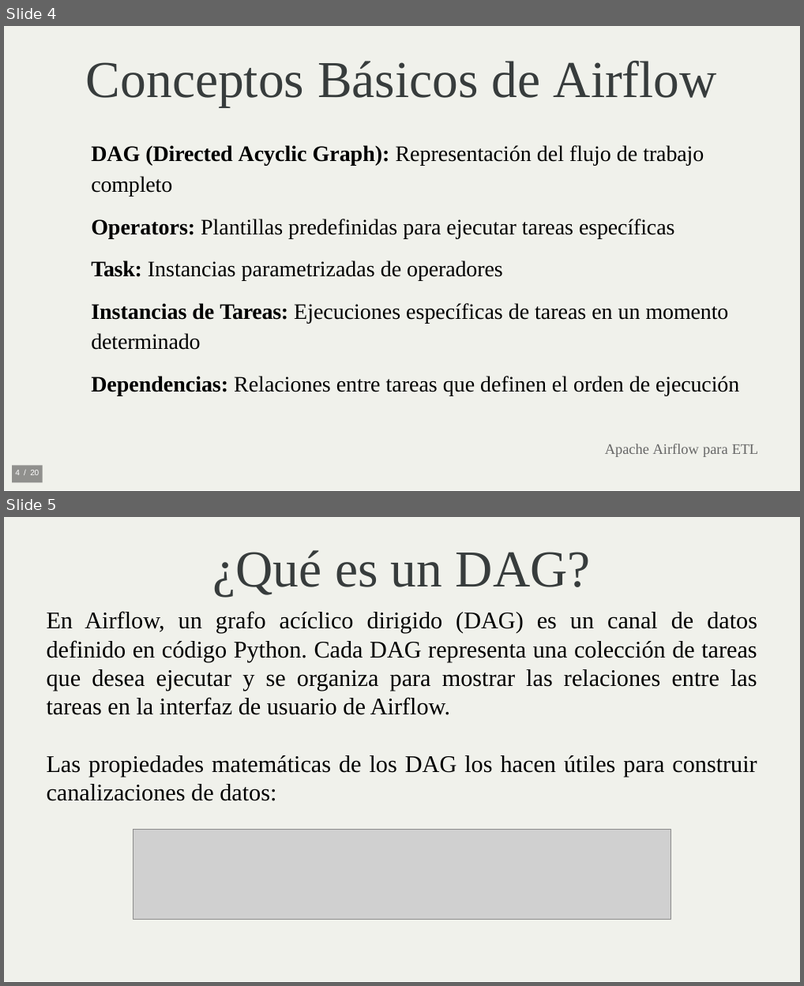
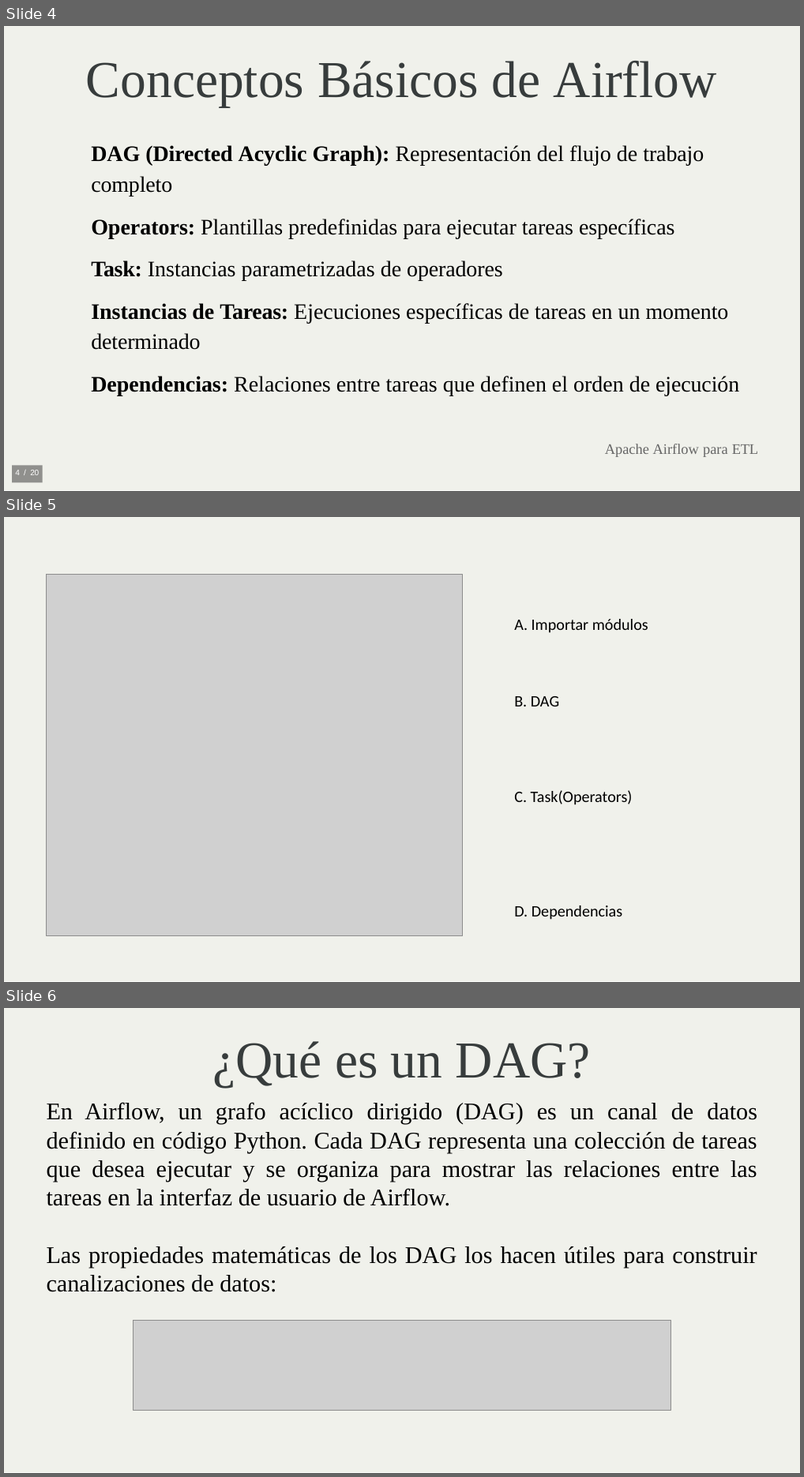
Before and after one commit to ronaldespinozaa/clase_airflow_etl, a slide deck: Apache_Airflow_para_ETL.pptx. Shown one above the other, each under a label of ours: slides 4 and 5 before the commit, slides 4, 5 and 6 after it. The pictures are 804x986 and 804x1477 pixels, drawn with LibreOffice and Linux fonts; fonts in the diff are those of the drawing; grey boxes stand for pictures; background and template pictures are left out. Boxes give left, top, right and bottom in pixels: in the first picture for what was removed or moved away, otherwise in the second. Text is boxed around its words. In the diff, an @@ line names an element or a change of style, - is before the commit and + after.

```diff
--- a/Apache_Airflow_para_ETL.pptx
+++ b/Apache_Airflow_para_ETL.pptx
@@ slide 5 added at [4,517,800,982], background #FFFFFF; not listed: 1 template element that a slide beside it also shows @@
@@ picture added at [47,575,463,936] @@
@@ text added at [514,619,649,920], 18 pt, text #000000 @@
+A. Importar módulos
+B. DAG
+C. Task(Operators)
+D. Dependencias
@@ what was slide 5 is now slide 6 @@
```
Also in this commit, not shown: 1 slide changed.
